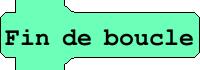
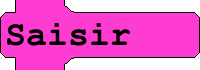
Comparing the layer stacks of the two 200 x 70 images. Changes:
renamed "Fin de boucle i" to "Saisir", painted on it over (x1=5, y1=23, x2=194, y2=46)
painted on "Calque" over (x1=1, y1=0, x2=199, y2=70)
